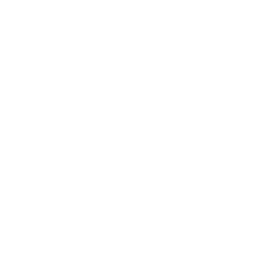
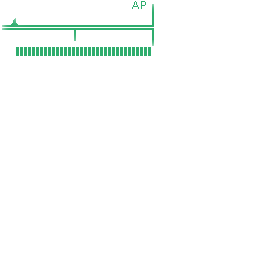
Layer changes from the first 256 × 256 image to the second:
showed group "FOOD BAR - AP" (3 layers) over left=2, top=1, right=154, bottom=56
painted on "BAR" (2nd of 2, in "FOOD BAR - AP") over left=74, top=30, right=76, bottom=41
